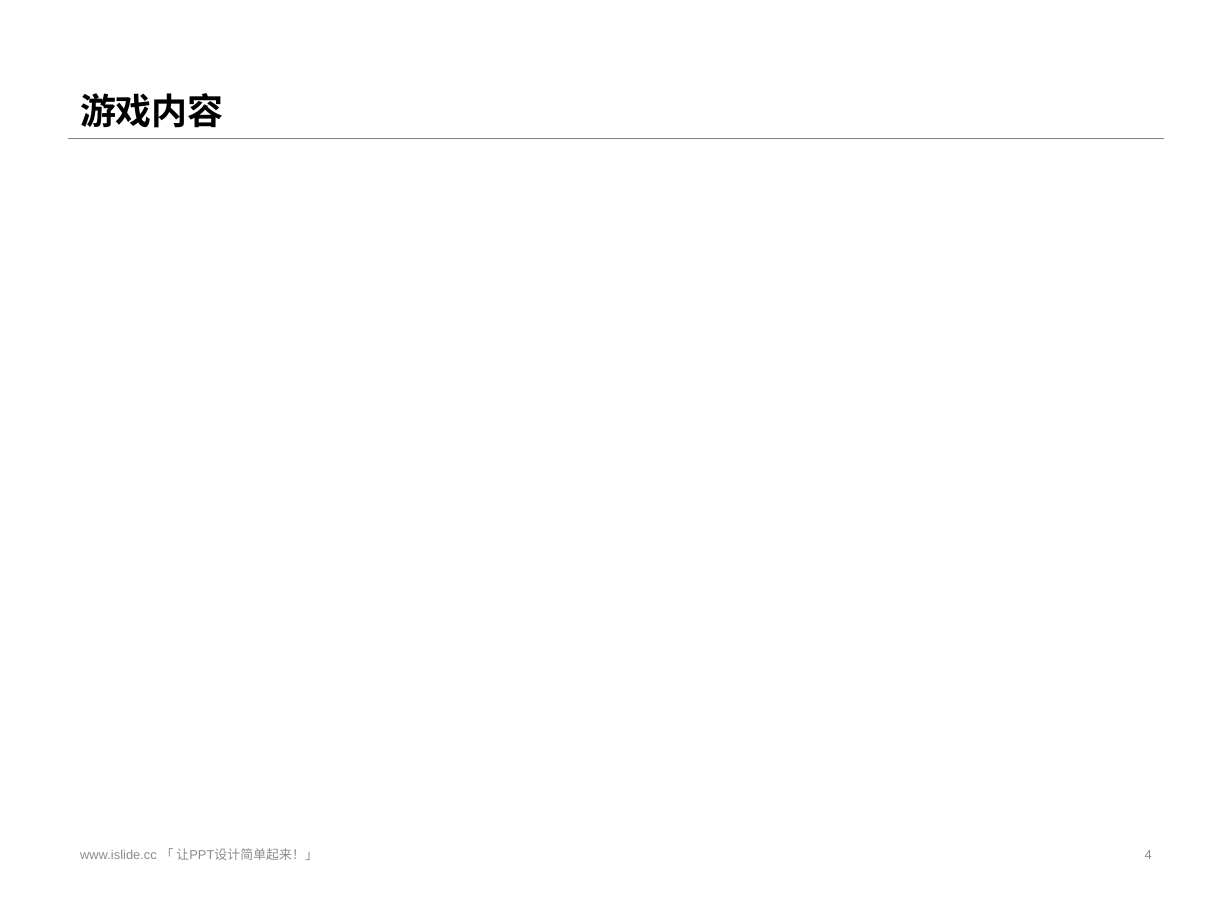
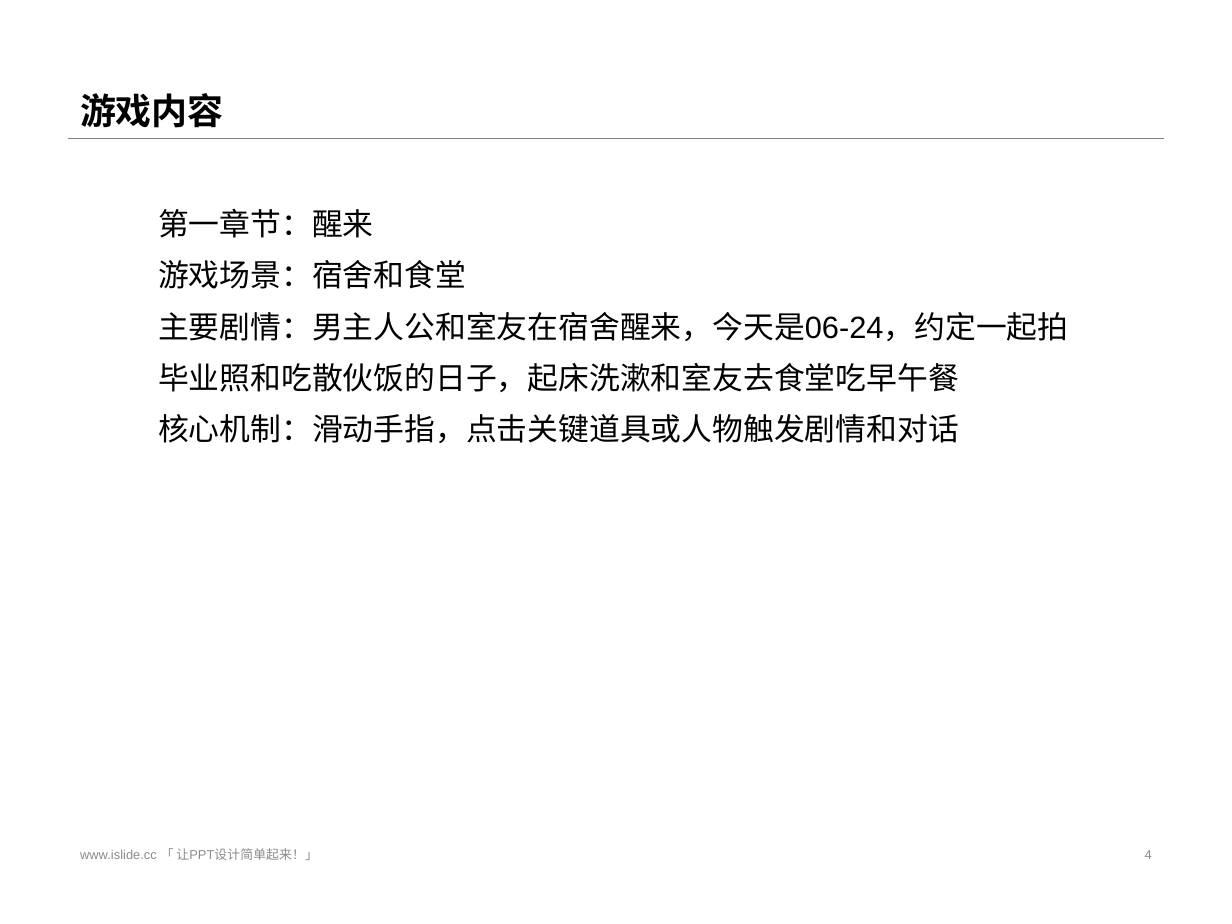
Before and after one commit to ThreePeopleGame/Death, a slide deck: slide 4 of Share/每周命题游戏设计/葛美玲/毕业.pptx. Drawn at 1232x924 pixels with LibreOffice and Linux fonts; fonts in the diff are those of the drawing. Boxes give left, top, right and bottom in pixels: in the first picture for what was removed or moved away, otherwise in the second. Text is boxed around its words. In the diff, an @@ line names an element or a change of style, - is before the commit and + after.

```diff
--- a/Share/每周命题游戏设计/葛美玲/毕业.pptx
+++ b/Share/每周命题游戏设计/葛美玲/毕业.pptx
@@ text added at box(158, 209, 1068, 443), 18 pt, text #000000 @@
+第一章节：醒来
+游戏场景：宿舍和食堂
+主要剧情：男主人公和室友在宿舍醒来，今天是06-24，约定一起拍毕业照和吃散伙饭的日子，起床洗漱和室友去食堂吃早午餐
+核心机制：滑动手指，点击关键道具或人物触发剧情和对话
```
Also in this commit, not shown: 1 other slide changed, 6 slides added.
